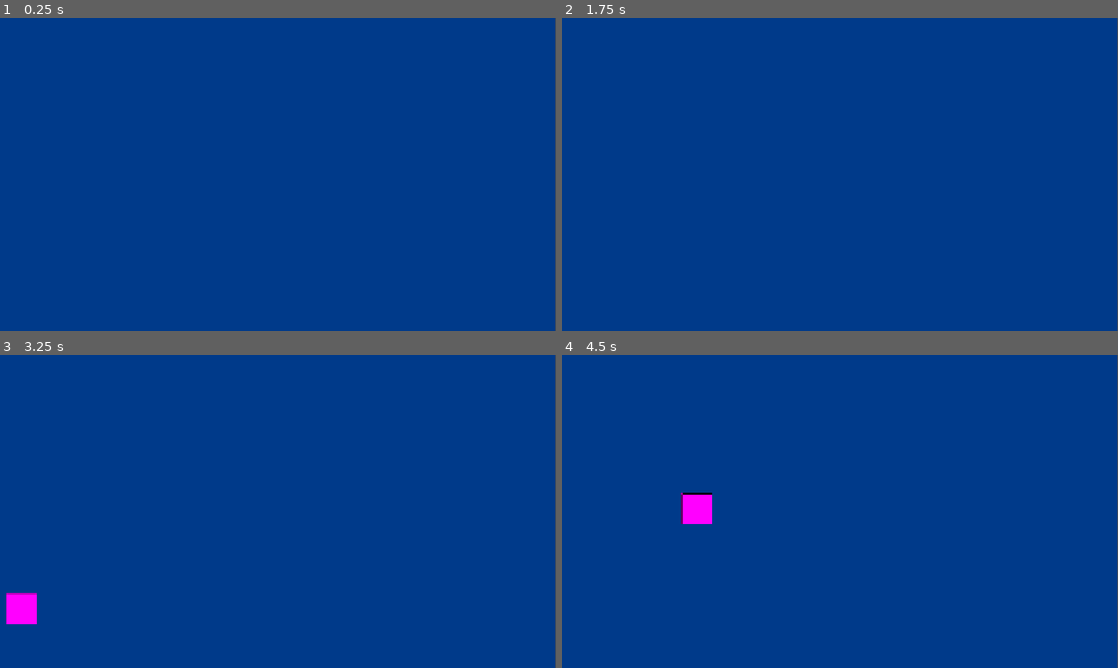
Above: before the commit, frames 1-4 (two rows, left to right).
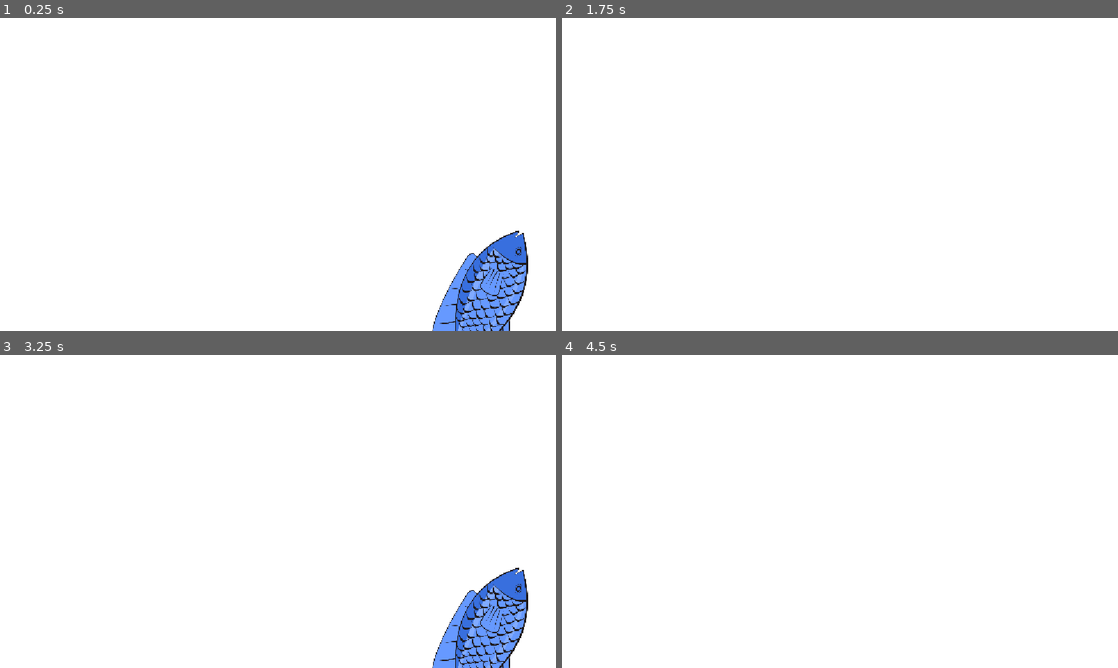
Above: after the commit, the same moments.

Repository: arsh-gupta-8/Game-Jam
Game: Godot game, scene res://Scenes/fish_fueler.tscn
The game is run twice, just before and just after one commit, with the same random seed, the same clock (stepped at 60 frames per second) and the same inputs. Before the commit the project starts from res://Scenes/game.tscn.
Inputs:
- Up to frame 1 (0.25 s): no input
- Up to frame 2 (1.75 s): tap Enter (ui_accept) at 0.5, 0.6, 0.77, 1.07, 1.35, 1.52 s
- Up to frame 3 (3.25 s): tap Enter (ui_accept) at 1.82, 2.1, 2.75, 2.85, 3.02 s
- Up to frame 4 (4.5 s): tap Enter (ui_accept) at 3.32, 3.6, 3.77, 4.07, 4.35 s

The runs differ from the first frame. In frame 1, 100% of the frame differs, in the area x 0-100%, y 0-100%; in frame 2, 100%; in frame 3, 100%; in frame 4, 100%.

Commit message:
Added the fish carry and dispose scene

Diff:
--- /dev/null
+++ b/Scenes/fish_fueler.tscn
@@ -0,0 +1,17 @@
+[gd_scene format=3 uid="uid://2ysjtoirfqo2"]
+
+[ext_resource type="Script" uid="uid://fj1xngav84k7" path="res://Scripts/fishCarry.gd" id="1_fh7p5"]
+
+[node name="fish_fueler" type="Node2D" unique_id=1788749412]
+script = ExtResource("1_fh7p5")
+
+[node name="TextureRect" type="TextureRect" parent="." unique_id=1479496721]
+offset_right = 1152.0
+offset_bottom = 648.0
+metadata/_edit_use_anchors_ = true
+
+[node name="ColorRect" type="ColorRect" parent="TextureRect" unique_id=237289105]
+layout_mode = 0
+offset_right = 1152.0
+offset_bottom = 648.0
+metadata/_edit_use_anchors_ = true
--- a/Scripts/Global.gd
+++ b/Scripts/Global.gd
@@ -3,6 +3,7 @@
 var fuel: float = 1000
 var depletionRate: int = 10
 var fishCaught: Array = []
+var heldFish: bool = false
 
 # Called when the node enters the scene tree for the first time.
 func _ready() -> void:
--- /dev/null
+++ b/Scripts/fishCarry.gd
@@ -0,0 +1,25 @@
+extends Node2D
+
+var fishSprite: Sprite2D = Sprite2D.new()
+
+# Called when the node enters the scene tree for the first time.
+func _ready() -> void:
+	fishSprite.rotate(90)
+	fishSprite.scale.x = 0.4
+	fishSprite.scale.y = 0.4
+	fishSprite.position = Vector2i(1000, 600)
+	fishSprite.texture = load("res://Assets/blue-fish-vector-illustration-free-png.webp")
+	add_child(fishSprite)
+
+func toggleFish():
+	if Global.heldFish:
+		fishSprite.visible = false
+		Global.heldFish = false
+	else:
+		fishSprite.visible = true
+		Global.heldFish = true
+
+# Called every frame. 'delta' is the elapsed time since the previous frame.
+func _process(delta: float) -> void:
+	if Input.is_action_just_pressed("ui_accept"):
+		toggleFish()
--- a/project.godot
+++ b/project.godot
@@ -11,7 +11,7 @@
 [application]
 
 config/name="Game-Jam"
-run/main_scene="res://Scenes/game.tscn"
+run/main_scene="uid://2ysjtoirfqo2"
 config/features=PackedStringArray("4.7", "Forward Plus")
 
 [autoload]
Binary file added: Assets/blue-fish-vector-illustration-free-png.webp
Not shown, added: Assets/blue-fish-vector-illustration-free-png.webp.import
Not shown, added: Scripts/fishCarry.gd.uid
